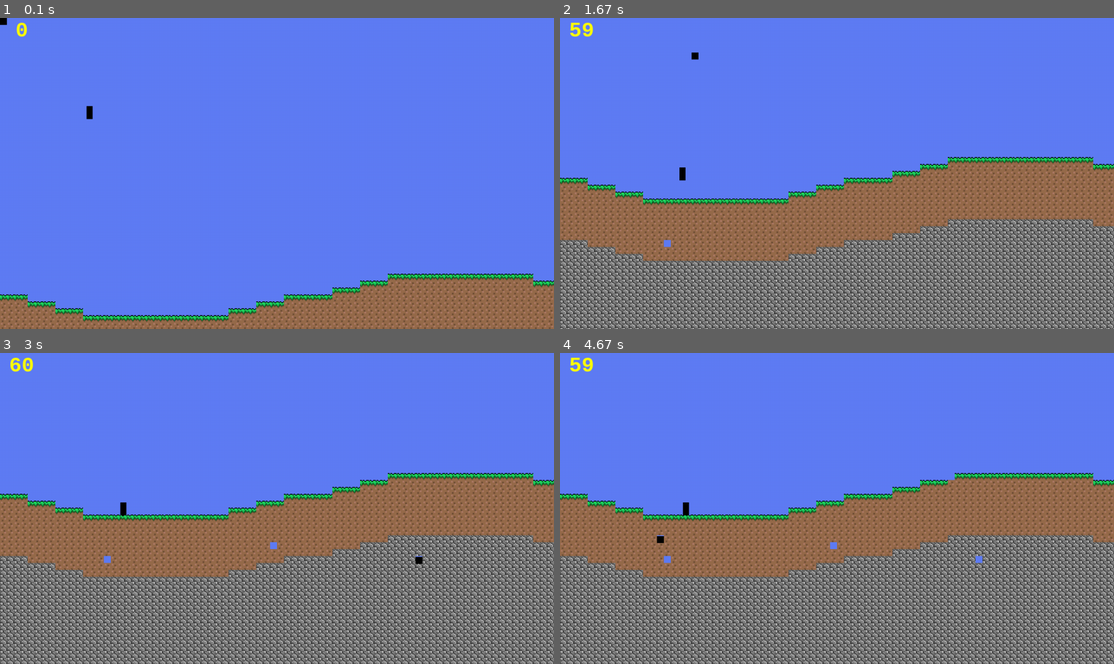
Above: before the commit, frames 1-4 (two rows, left to right).
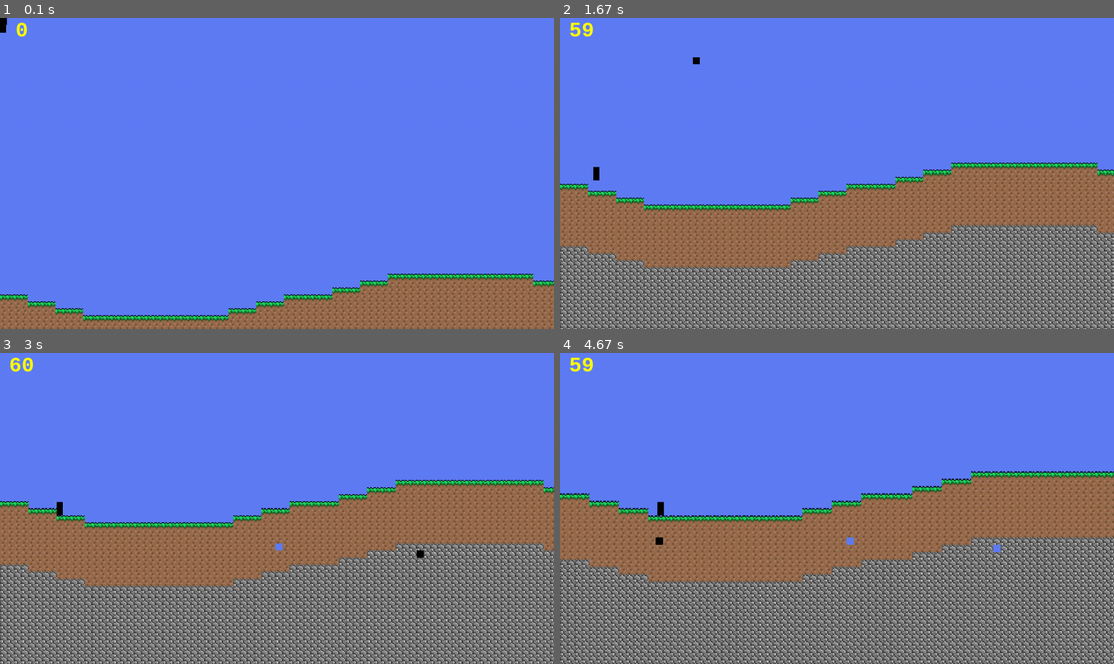
Above: after the commit, the same moments.

Repository: Nicholas-Merillat/tilemap-pygame
Game: pygame game, started from main.py
Two runs of this game, one before a commit and one after it. Both use one fixed random seed, a clock stepped at 60 frames per second and the inputs below.
Inputs (mouse positions are in pixels of both pictures, inside the frame that each line leads up to):
- Up to frame 1 (0.1 s): no input
- Up to frame 2 (1.67 s): tap - at 0.33 s; press the mouse at (665, 126) at 0.7 s; move the mouse to (665, 185) at 0.8 s; release the mouse at (665, 245) at 0.93 s; hold D 1-1.47 s; click (920, 64) at 1.08 s; hold W from 1.5 s (still down); click (692, 58) at 1.58 s; tap = at 1.65 s
- Up to frame 3 (3 s): release W at 1.8 s; hold D 1.83-2.3 s; click (77, 499) at 1.92 s; hold A 2.33-2.87 s; click (277, 545) at 2.42 s; hold A from 2.9 s (still down); click (421, 558) at 2.98 s
- Up to frame 4 (4.67 s): tap = at 3.05, 4.55 s; release A at 3.3 s; hold W 3.33-3.7 s; click (947, 483) at 3.42 s; hold D 3.73-4.37 s; click (626, 440) at 3.82 s; hold A from 4.4 s (still down); click (654, 539) at 4.48 s

The runs differ from the first frame. In frame 1, less than 0.1% of the frame differs, in the area x 0-17%, y 2-33%; in frame 2, 27%; in frame 3, 30%, in the area x 0-100%, y 38-100%; in frame 4, 29%.

Commit message:
added camera zoom

Diff:
--- a/camera.py
+++ b/camera.py
@@ -1,4 +1,3 @@
-import pygame
 from settings import *
 
 class Camera():
@@ -8,6 +7,8 @@
         self.dx = x + VIEWPORT_RESOLUTION[0]
         self.dy = y + VIEWPORT_RESOLUTION[1]
         self.smooth_position = smooth_position
+        self.zoom = 0
+        self.zoom_scale_factor = VIEWPORT_RESOLUTION[0] / (VIEWPORT_RESOLUTION[0] - self.zoom)
 
         self.smoothing_speed = 0.1
         self.limit_left = 0
@@ -15,13 +16,23 @@
         self.limit_right = TILEMAP_SIZE[0] * TILE_SIZE
         self.limit_bottom = TILEMAP_SIZE[1] * TILE_SIZE
 
-    def update(self, delta, entity):
+    def update(self, delta, entity, keys):
+        if keys[pygame.K_EQUALS]:
+            self.zoom += 4 * delta
+        if keys[pygame.K_MINUS]:
+            self.zoom -= 4 * delta
+        if self.zoom < 0:
+            self.zoom = 0
+        elif self.zoom > 480:
+            self.zoom = 480
+        self.zoom_scale_factor = VIEWPORT_RESOLUTION[0] / (VIEWPORT_RESOLUTION[0] - self.zoom)
+
         if self.smooth_position:
             self.x = pygame.math.lerp(self.x, (entity.x + entity.width / 2) - VIEWPORT_RESOLUTION[0] / 2, self.smoothing_speed * delta)
             self.y = pygame.math.lerp(self.y, (entity.y + entity.height / 2) - VIEWPORT_RESOLUTION[1] / 2, self.smoothing_speed * delta)
         else:
-            self.x = (entity.x + entity.width / 2) - VIEWPORT_RESOLUTION[0] / 2
-            self.y = (entity.y + entity.height / 2) - VIEWPORT_RESOLUTION[1] / 2
+            self.x = ((entity.x + entity.width / 2) - VIEWPORT_RESOLUTION[0] / 2) + self.zoom / 2
+            self.y = ((entity.y + entity.height / 2) - VIEWPORT_RESOLUTION[1] / 2) + (self.zoom / 2) / ASPECT_SCALE_FACTOR
         self.dx = self.x + VIEWPORT_RESOLUTION[0]
         self.dy = self.y + VIEWPORT_RESOLUTION[1]
 
@@ -29,10 +40,10 @@
             self.x = self.limit_left
         if self.y < self.limit_top:
             self.y = self.limit_top
-        if self.dx > self.limit_right:
-            self.x = self.limit_right - VIEWPORT_RESOLUTION[0]
-        if self.dy > self.limit_bottom:
-            self.y = self.limit_bottom - VIEWPORT_RESOLUTION[1]
+        if self.dx - self.zoom > self.limit_right:
+            self.x = self.limit_right - VIEWPORT_RESOLUTION[0] + self.zoom
+        if self.dy - self.zoom / ASPECT_SCALE_FACTOR > self.limit_bottom:
+            self.y = self.limit_bottom - VIEWPORT_RESOLUTION[1] + self.zoom / ASPECT_SCALE_FACTOR
 
         entity.rect.x = entity.x - self.x
         entity.rect.y = entity.y - self.y
--- a/main.py
+++ b/main.py
@@ -1,4 +1,3 @@
-import pygame, math, sys
 from settings import *
 
 from tilemap import TileMap
@@ -12,21 +11,21 @@
         pygame.display.set_icon(pygame.image.load('content/icon.png'))
 
         self.viewport = pygame.Surface(VIEWPORT_RESOLUTION)
-        self.screen = pygame.display.set_mode(SCREEN_RESOLUTION)
+        self.screen = pygame.display.set_mode(SCREEN_RESOLUTION, pygame.RESIZABLE)
         self.clock = pygame.time.Clock()
-        self.font = pygame.font.SysFont('Monospace', int(24 * SCREEN_SCALE_FACTOR), True)
+        self.font_big = pygame.font.SysFont('Monospace', int(24 * SCREEN_SCALE_FACTOR), True)
 
         self.tilemap = TileMap()
         self.tilemap.generate_world()
 
         self.camera = Camera(0, 0, False)
-        self.player = Player(100, 100, 7, 15, self.tilemap)
+        self.player = Player(0, 0, 7, 15, self.tilemap)
 
         self.delta = (self.clock.tick(MAX_FPS) / 1000) * PHYSICS_FPS
 
     def render(self):
         # Draw any pixel art on viewport to keep pixels
-        self.screen.fill((0,0,0))
+        self.viewport = pygame.Surface((VIEWPORT_RESOLUTION[0] - self.camera.zoom, VIEWPORT_RESOLUTION[1] - self.camera.zoom / ASPECT_SCALE_FACTOR))
         self.viewport.fill((95,125,245))
 
         # Iterates through the visible tiles on camera in the tilemap and draws the tile images
@@ -42,11 +41,10 @@
         pygame.draw.rect(self.viewport, (0,0,0), self.player.rect)
 
         # Scale viewport up and blit onto screen for pixel art effect + good performance
-        scaled_viewport = pygame.transform.scale(self.viewport, self.screen.get_size())
-        self.screen.blit(scaled_viewport, (0,0))
+        pygame.transform.scale(self.viewport, self.screen.get_size(), self.screen)
 
         # Anything to be rendered at full res (UI, etc) should be put below and drawn onto screen instead of viewport
-        fps_text = self.font.render(f'{int(self.clock.get_fps())}', True, (255, 255, 0))
+        fps_text = self.font_big.render(f'{int(self.clock.get_fps())}', True, (255, 255, 0))
         self.screen.blit(fps_text, fps_text.get_rect(center=(25 * SCREEN_SCALE_FACTOR, 15 * SCREEN_SCALE_FACTOR)))
 
     def run(self):
@@ -58,9 +56,9 @@
                     sys.exit()
 
             self.mouse_position = pygame.math.Vector2(pygame.mouse.get_pos()[0], pygame.mouse.get_pos()[1])
-            self.mouse_position_tile = pygame.math.Vector2(math.floor((self.mouse_position.x / SCREEN_SCALE_FACTOR + self.camera.x) / TILE_SIZE), math.floor((self.mouse_position.y / SCREEN_SCALE_FACTOR + self.camera.y) / TILE_SIZE))
+            self.mouse_position_tile = self.tilemap.screen_to_tile((self.mouse_position.x / SCREEN_SCALE_FACTOR) / self.camera.zoom_scale_factor, (self.mouse_position.y / SCREEN_SCALE_FACTOR) / self.camera.zoom_scale_factor)
             self.mouse_pressed = pygame.mouse.get_pressed()
-            self.mouse_in_window = self.mouse_position.x > 0 and self.mouse_position.x < SCREEN_RESOLUTION[0] and self.mouse_position.y > 0 and self.mouse_position.y < SCREEN_RESOLUTION[1]
+            self.mouse_in_window = self.mouse_position.x > 0 and self.mouse_position.x < self.screen.get_size()[0] and self.mouse_position.y > 0 and self.mouse_position.y < self.screen.get_size()[1]
             if self.mouse_in_window:
                 if self.mouse_pressed[0]:
                     self.tilemap.set_tile(int(self.mouse_position_tile.x), int(self.mouse_position_tile.y), 0)
@@ -72,7 +70,7 @@
 
             self.keys = pygame.key.get_pressed()
             self.player.update(self.delta, self.keys)
-            self.camera.update(self.delta, self.player)
+            self.camera.update(self.delta, self.player, self.keys)
             self.tilemap.update(self.camera)
 
             self.render()
--- a/player.py
+++ b/player.py
@@ -1,4 +1,3 @@
-import pygame
 from settings import *
 
 class Player():
--- a/settings.py
+++ b/settings.py
@@ -1,3 +1,5 @@
+import pygame, math, numpy, sys
+
 # User settings
 SCREEN_RESOLUTION = (1280, 720)
 MAX_FPS = 0 # If 0, framerate is uncapped
@@ -5,10 +7,11 @@
 # ENGINE SETTINGS BELOW DO NOT EDIT!
 
 # Game settings
-VIEWPORT_RESOLUTION = (640, 360)
+VIEWPORT_RESOLUTION = (640, 360) # 960, 540
 SCREEN_SCALE_FACTOR = SCREEN_RESOLUTION[0] / VIEWPORT_RESOLUTION[0]
+ASPECT_SCALE_FACTOR = VIEWPORT_RESOLUTION[0] / VIEWPORT_RESOLUTION[1]
 PHYSICS_FPS = 60
 
 # Tilemap settings
 TILE_SIZE = 8
-TILEMAP_SIZE = (8400, 2400) # 8400, 2400
+TILEMAP_SIZE = (8400, 2400) # 4200, 1200
--- a/tilemap.py
+++ b/tilemap.py
@@ -1,12 +1,9 @@
-import pygame, math, numpy, concurrent.futures
 from settings import *
 
 class TileMap():
     def __init__(self):
         self.cursor = pygame.Rect(0, 0, TILE_SIZE, TILE_SIZE)
         self.camera = pygame.math.Vector2(0, 0)
-        self.visible_tiles_x = math.ceil(VIEWPORT_RESOLUTION[0] / TILE_SIZE)
-        self.visible_tiles_y = math.ceil(VIEWPORT_RESOLUTION[1] / TILE_SIZE)
 
         self.grid = numpy.full((TILEMAP_SIZE[0], TILEMAP_SIZE[1]), 0)
 
@@ -57,5 +54,7 @@
 
         # Range used to see which tiles to render on screen based on what the camera can see
         camera_to_tile = self.screen_to_tile(self.camera.x % TILE_SIZE, self.camera.y % TILE_SIZE)
+        self.visible_tiles_x = math.ceil((VIEWPORT_RESOLUTION[0] - self.camera.zoom) / TILE_SIZE)
+        self.visible_tiles_y = math.ceil((VIEWPORT_RESOLUTION[1] - (self.camera.zoom / ASPECT_SCALE_FACTOR)) / TILE_SIZE)
         self.visible_x = range(max(0, int(camera_to_tile.x) - 1), min(int(camera_to_tile.x + self.visible_tiles_x) + 1, TILEMAP_SIZE[0]))
         self.visible_y = range(max(0, int(camera_to_tile.y) - 1), min(int(camera_to_tile.y + self.visible_tiles_y) + 1, TILEMAP_SIZE[1]))
Not shown, changed: README.md
